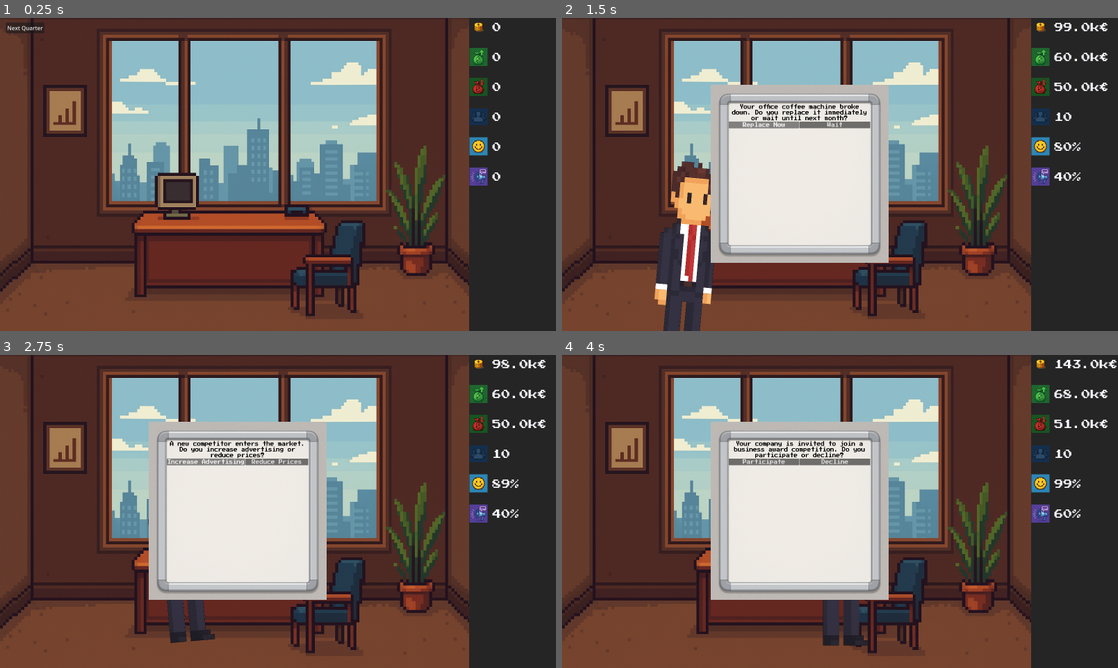
Above: before the commit, frames 1-4 (two rows, left to right).
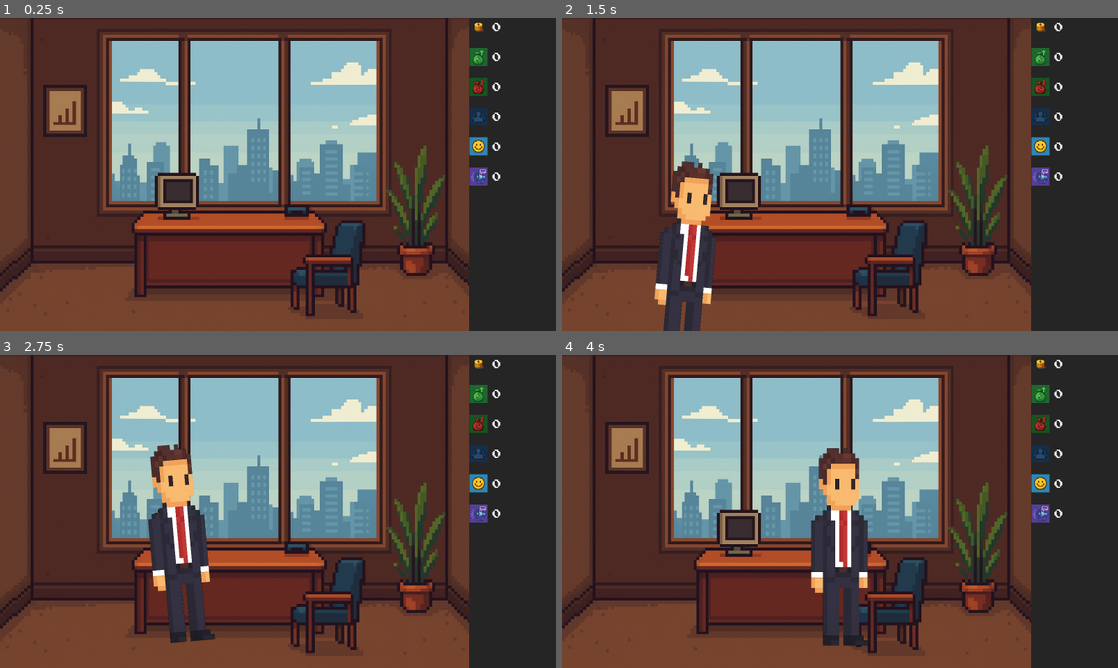
Above: after the commit, the same moments.

Repository: IU-Internationale-Hochschule-Augsburg/You-re-the-Boss-Now
Game: Godot game, scene res://main.tscn
Two runs of this game, one before a commit and one after it. Both use one fixed random seed, a clock stepped at 60 frames per second and the inputs below.
Inputs (mouse positions are in pixels of both pictures, inside the frame that each line leads up to):
- Up to frame 1 (0.25 s): no input
- Up to frame 2 (1.5 s): click (589, 27) at 0.5 s, where only the run before the commit has a clickable "Next Quarter"; click (762, 124) at 1.25 s, where only the run before the commit has a clickable "Participate"
- Up to frame 3 (2.75 s): click (200, 461) at 2 s, where only the run before the commit has a clickable "Replace Now"
- Up to frame 4 (4 s): click (767, 461) at 2.75 s, where only the run before the commit has a clickable "Increase Advertising"; click (589, 364) at 3.5 s, where only the run before the commit has a clickable "Next Quarter"

The runs differ from the first frame. In frame 1, 0.2% of the frame differs, in the area x 1-8%, y 1-5%; in frame 2, 18%; in frame 3, 18%, in the area x 26-99%, y 1-79%; in frame 4, 18%.

Commit message:
fixed quarter control

Diff:
--- a/Scripts/World.gd
+++ b/Scripts/World.gd
@@ -32,7 +32,7 @@
 		_end_quarter()
 
 func _next_quarter():
-	$QuarterControl/NextQuarterButton.visible = false
+	$QuarterControl.visible = false
 	$TaskControl.openTask()
 	$TaskControl.visible = true
 	tasks_left = 2
@@ -46,7 +46,7 @@
 		$GameOverControl/VBoxContainer/GameOverLabel.text = "GAME OVER\n" + game_over[1]
 		$GameOverControl.visible = true
 	else:
-		$QuarterControl/NextQuarterButton.visible = true
+		$QuarterControl.visible = true
 
 func _restart_game():
 	CompanyState.reset()
--- a/main.tscn
+++ b/main.tscn
@@ -182,17 +182,27 @@
 script = ExtResource("7_272bh")
 
 [node name="QuarterControl" type="Control" parent="."]
+visible = false
 layout_mode = 3
-anchors_preset = 0
-offset_right = 40.0
-offset_bottom = 40.0
+anchors_preset = 8
+anchor_left = 0.5
+anchor_top = 0.5
+anchor_right = 0.5
+anchor_bottom = 0.5
+offset_left = -130.0
+offset_top = -20.0
+offset_right = -90.0
+offset_bottom = 20.0
+grow_horizontal = 2
+grow_vertical = 2
 
 [node name="NextQuarterButton" type="Button" parent="QuarterControl"]
-layout_mode = 0
-offset_left = -783.0
-offset_top = -437.0
-offset_right = -672.0
-offset_bottom = -406.0
+layout_mode = 1
+anchors_preset = 15
+anchor_right = 1.0
+anchor_bottom = 1.0
+grow_horizontal = 2
+grow_vertical = 2
 text = "Next Quarter"
 
 [node name="GameOverControl" type="Control" parent="."]
